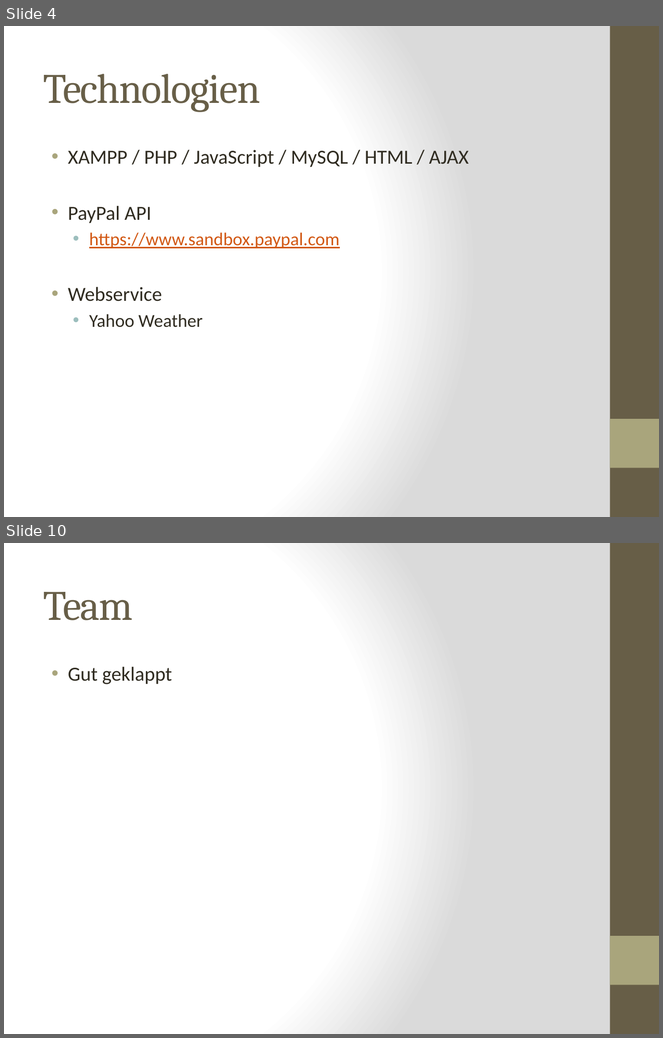
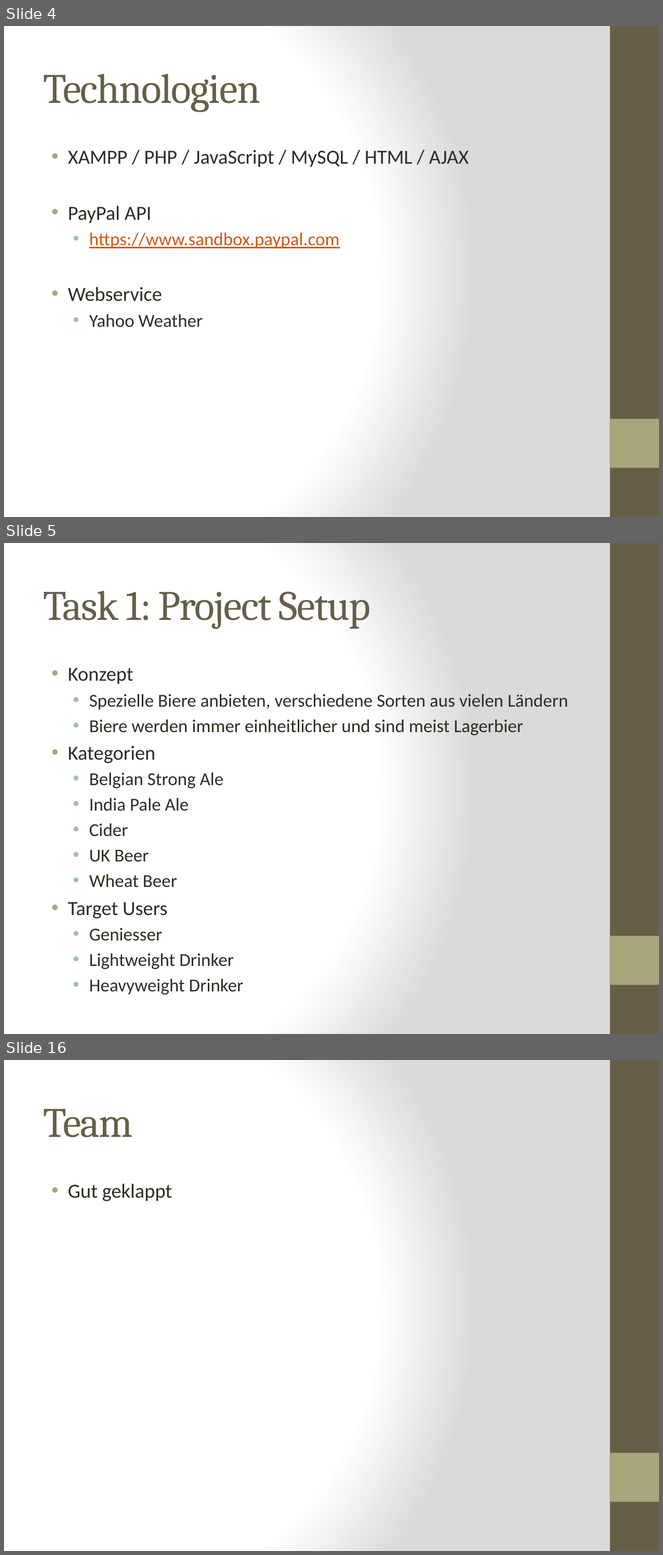
Before and after one commit to kochm8/ch.bfh.bti7054.w2014.p.beerwebshop, a slide deck: doc/Präsentation.pptx. Shown one above the other, each under a label of ours: slides 4 and 10 before the commit, slides 4, 5 and 16 after it; the slides between them are not shown. The pictures are 663x1038 and 663x1555 pixels, drawn with LibreOffice and Linux fonts; fonts in the diff are those of the drawing. Boxes give left, top, right and bottom in pixels: in the first picture for what was removed or moved away, otherwise in the second. Text is boxed around its words. In the diff, an @@ line names an element or a change of style, - is before the commit and + after.

```diff
--- a/doc/Präsentation.pptx
+++ b/doc/Präsentation.pptx
@@ slide 5 added at (4, 543, 659, 1034), background gradient #FFFFFF to #DADADA; not listed: 2 template elements that a slide beside it also shows @@
@@ title added at (44, 591, 371, 629), 46 pt, text #675E47 @@
+Task 1: Project Setup
@@ text added at (68, 668, 568, 995), 20 pt, text #2F2B20 @@
+• Konzept
+  • Spezielle Biere anbieten, verschiedene Sorten aus vielen Ländern
+  • Biere werden immer einheitlicher und sind meist Lagerbier
+• Kategorien
+  • Belgian Strong Ale
+  • India Pale Ale
+  • Cider
+  • UK Beer
+  • Wheat Beer
+• Target Users
+  • Geniesser
+  • Lightweight Drinker
+  • Heavyweight Drinker
@@ what was slide 10 is now slide 16 @@
```
Also in this commit, not shown: 5 slides changed, 6 other slides added, 1 slide removed, 1 other file.
